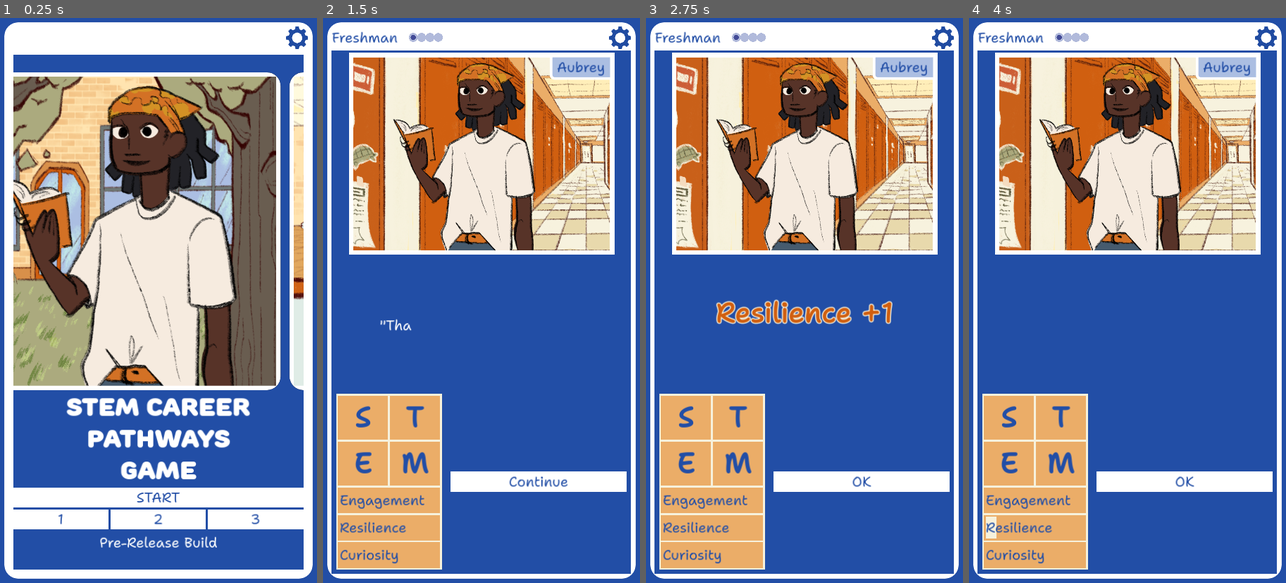
Above: before the commit, frames 1-4 (left to right).
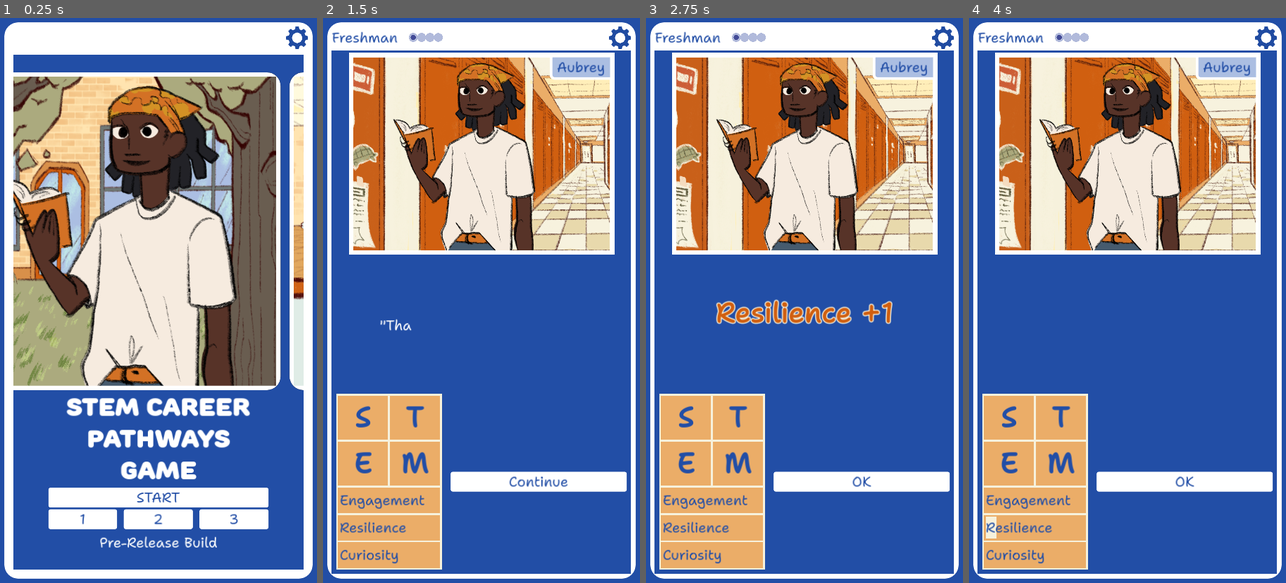
Above: after the commit, the same moments.

Repository: stem-career-paths/game
Game: Godot game, scene res://ui/screen.tscn
Two runs of this game, one before a commit and one after it. Both use one fixed random seed, a clock stepped at 60 frames per second and the inputs below. The engine's default icon, where the game draws it, is replaced by a stand-in: a white triangle on a blue panel in a dark square.
Inputs (mouse positions are in pixels of both pictures, inside the frame that each line leads up to):
- Up to frame 1 (0.25 s): no input
- Up to frame 2 (1.5 s): click (481, 498) at 0.52 s; click (538, 441) at 1.27 s
- Up to frame 3 (2.75 s): click (861, 481) at 2 s
- Up to frame 4 (4 s): tap Enter at 2.75 s; drag from (1127, 323) to (1159, 176) at 2.77 s; tap Space at 3.5 s; drag from (1064, 328) to (1111, 413) at 3.52 s

The runs differ from the first frame. In frame 1, 1.9% of the frame differs, in the area x 4-96%, y 83-91%; in frame 2, 0.1%; in frame 3, 0.1%; in frame 4, 0.1%.

Commit message:
Round the corners of audible buttons
This makes them more distinct from the stats block

Diff:
--- a/project/ui/audible_button.tscn
+++ b/project/ui/audible_button.tscn
@@ -4,12 +4,24 @@
 
 [sub_resource type="StyleBoxFlat" id="StyleBoxFlat_for0d"]
 bg_color = Color(1, 1, 1, 1)
+corner_radius_top_left = 5
+corner_radius_top_right = 5
+corner_radius_bottom_right = 5
+corner_radius_bottom_left = 5
 
 [sub_resource type="StyleBoxFlat" id="StyleBoxFlat_7of2p"]
 bg_color = Color(0.670588, 0.745098, 0.886275, 1)
+corner_radius_top_left = 5
+corner_radius_top_right = 5
+corner_radius_bottom_right = 5
+corner_radius_bottom_left = 5
 
 [sub_resource type="StyleBoxFlat" id="StyleBoxFlat_bftog"]
 bg_color = Color(0.403106, 0.512134, 0.725106, 1)
+corner_radius_top_left = 5
+corner_radius_top_right = 5
+corner_radius_bottom_right = 5
+corner_radius_bottom_left = 5
 
 [node name="AudibleButton" type="MarginContainer"]
 anchors_preset = 15
--- a/project/ui/start_scene.tscn
+++ b/project/ui/start_scene.tscn
@@ -91,12 +91,17 @@
 horizontal_alignment = 1
 
 [node name="StartButton" parent="BlueBackground/MarginContainer/WhiteBackground/VBoxContainer/MarginContainer/MainPanel/VBoxContainer" instance=ExtResource("5_sj70n")]
+custom_minimum_size = Vector2(500, 0)
 layout_mode = 2
+size_flags_horizontal = 4
 text = "START"
 
 [node name="DebugOptions" type="HBoxContainer" parent="BlueBackground/MarginContainer/WhiteBackground/VBoxContainer/MarginContainer/MainPanel/VBoxContainer"]
 unique_name_in_owner = true
+custom_minimum_size = Vector2(500, 0)
 layout_mode = 2
+size_flags_horizontal = 4
+theme_override_constants/separation = 15
 
 [node name="Control" type="Control" parent="BlueBackground/MarginContainer/WhiteBackground/VBoxContainer/MarginContainer/MainPanel/VBoxContainer"]
 layout_mode = 2
